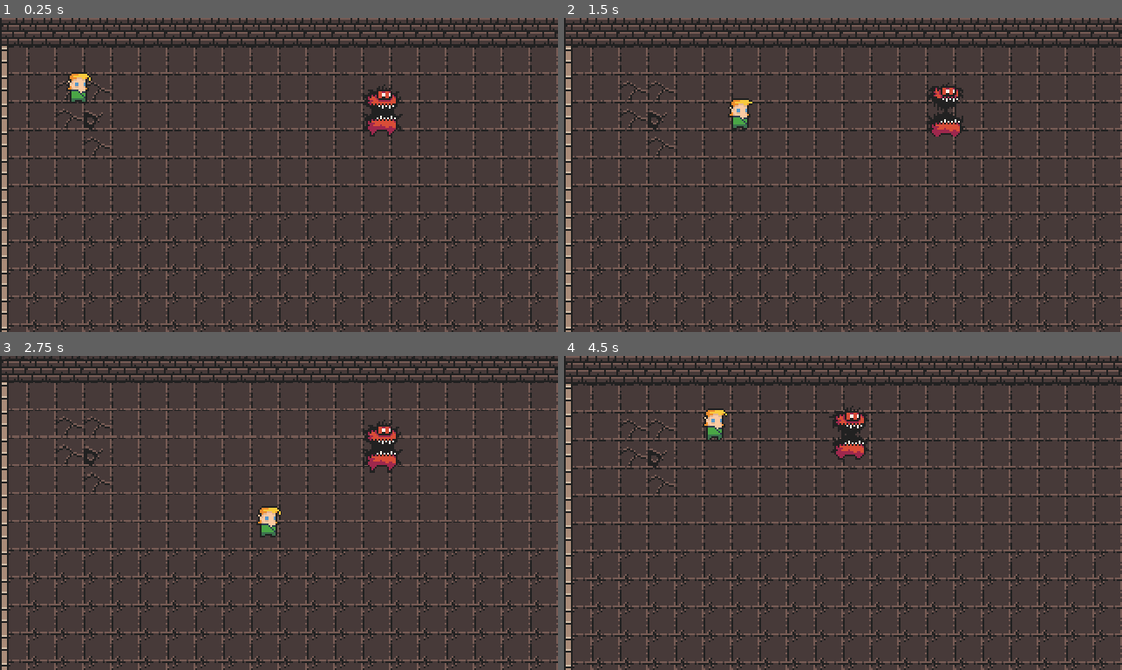
Above: before the commit, frames 1-4 (two rows, left to right).
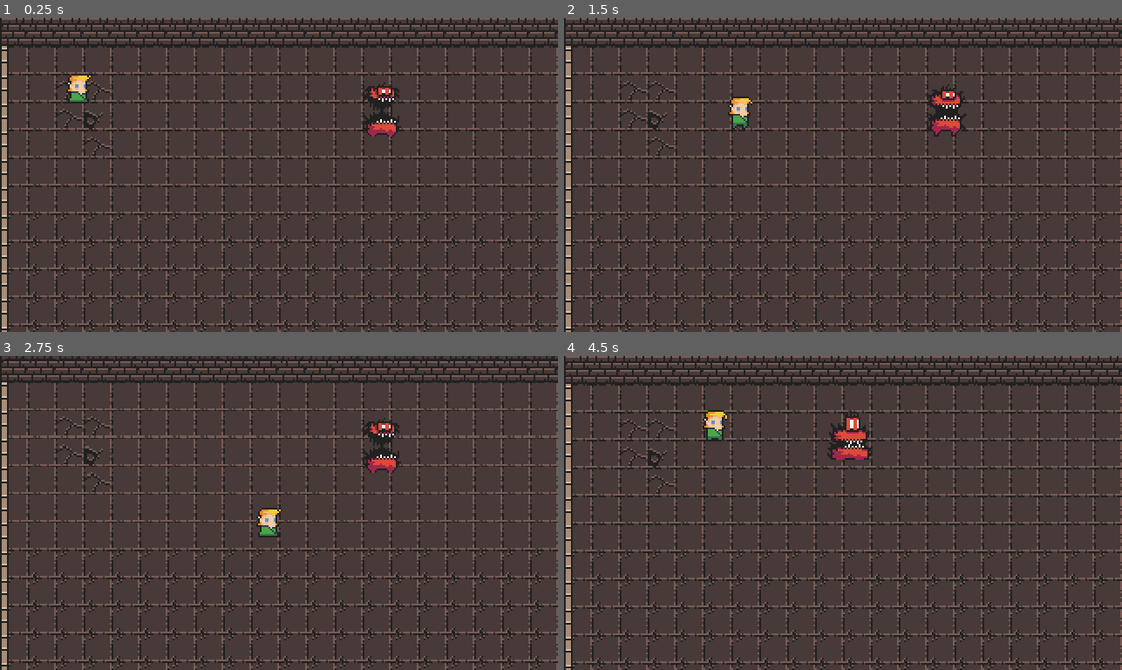
Above: after the commit, the same moments.

Repository: sandroscosta/uevora-dungeon-legacy
Game: Godot game, scene res://src/scenes/Game.tscn
Two runs of this game, one before a commit and one after it. Both use one fixed random seed, a clock stepped at 60 frames per second and the inputs below.
Inputs:
- Up to frame 1 (0.25 s): no input
- Up to frame 2 (1.5 s): hold Right (ui_right) 0.53-1.28 s; hold Down (ui_down) from 1.28 s (still down)
- Up to frame 3 (2.75 s): release Down (ui_down) at 2.03 s; hold Right (ui_right) from 2.03 s (still down)
- Up to frame 4 (4.5 s): release Right (ui_right) at 2.78 s; hold Up (ui_up) 2.78-3.53 s; hold Left (ui_left) from 3.53 s (still down)

The runs differ from the first frame. In frame 1, 0.8% of the frame differs, in the area x 11-73%, y 17-38%; in frame 2, 0.8%; in frame 3, 0.8%; in frame 4, 1.0%, in the area x 24-56%, y 15-34%.

Commit message:
feat: add font and gamestate

Diff:
--- /dev/null
+++ b/assets/fonts/alagard.tres
@@ -0,0 +1,8 @@
+[gd_resource type="DynamicFont" load_steps=2 format=2]
+
+[sub_resource type="DynamicFontData" id=1]
+antialiased = false
+font_path = "res://assets/fonts/alagard.ttf"
+
+[resource]
+font_data = SubResource( 1 )
--- a/project.godot
+++ b/project.godot
@@ -13,6 +13,10 @@
 config/name="Dungeon Crawler Lineage"
 run/main_scene="res://src/scenes/Game.tscn"
 config/icon="res://icon.png"
+
+[autoload]
+
+GameState="*res://src/scripts/GameState.gd"
 
 [display]
 
--- a/src/scenes/EnemyBase.tscn
+++ b/src/scenes/EnemyBase.tscn
@@ -26,7 +26,7 @@
 [node name="AnimatedSprite" type="AnimatedSprite" parent="."]
 frames = SubResource( 1 )
 animation = "idle"
-frame = 3
+frame = 1
 playing = true
 
 [node name="CollisionShape2D" type="CollisionShape2D" parent="."]
--- a/src/scenes/Player.tscn
+++ b/src/scenes/Player.tscn
@@ -39,7 +39,7 @@
 [node name="AnimatedSprite" type="AnimatedSprite" parent="."]
 frames = SubResource( 2 )
 animation = "idle"
-frame = 2
+frame = 1
 playing = true
 
 [node name="CollisionShape2D" type="CollisionShape2D" parent="."]
--- /dev/null
+++ b/src/scripts/GameState.gd
@@ -0,0 +1,5 @@
+extends Node
+#Global variables and game state
+
+var player_hp = 100
+var player_max_hp = 100
Binary file added: assets/fonts/alagard.ttf
